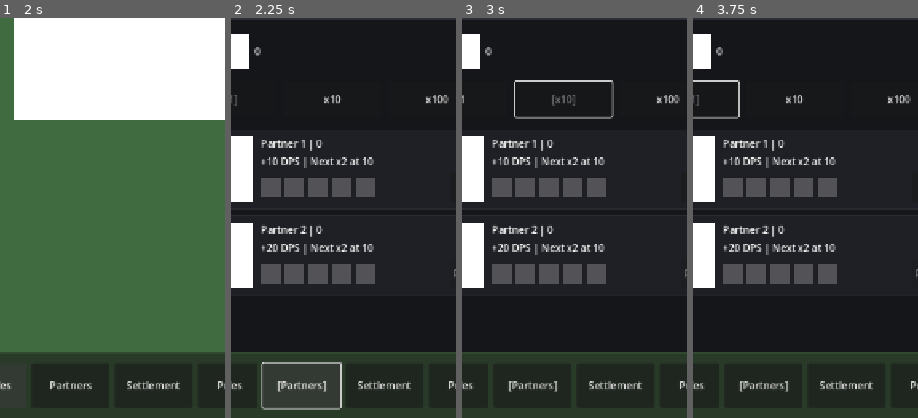
Above: before the commit, frames 1-4 (left to right).
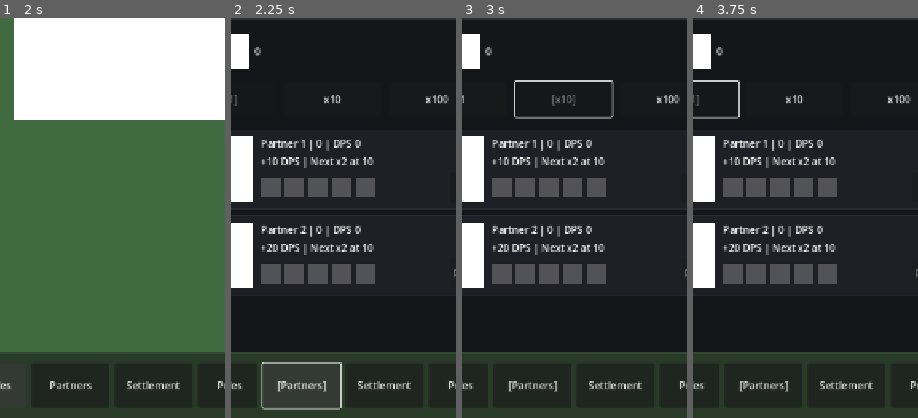
Above: after the commit, the same moments.

Repository: StanisRyz/naruto-clicker
Game: Godot game, scene res://scenes/main/Main.tscn
The game is run twice, just before and just after one commit, with the same random seed, the same clock (stepped at 60 frames per second) and the same inputs.
Inputs (mouse positions are % of the whole screen's width and height, from its top left):
- Up to frame 1 (2 s): click (93, 39) at 0.5 s; click "Upgrades" at 1.25 s
- Up to frame 2 (2.25 s): click "Partners" at 2 s
- Up to frame 3 (3 s): click "x10" at 2.75 s
- Up to frame 4 (3.75 s): click "x1" at 3.5 s
The pictures show only the part of the screen within x 16-66%, y 50-100%; the shares and areas given below are measured in that part.

Frame 1 is identical in both runs. In frame 2, 0.4% of the frame differs, in the area x 42-58%, y 30-55%; in frame 3, 0.4%; in frame 4, 0.4%.

Commit message:
Fix upgrade spacing and show card contribution
Fix UpgradePanel layout and add contribution values to Hero and Partner cards.

Changes include:
- Add proper top spacing so Hero Level card is not covered by BuyModeSelector.
- Keep BuyModeSelector fixed under the Upgrades header.
- Show current click damage in the Hero Level card first line.
- Show total tier DPS in each Partner card first line.
- Preserve second-line per-purchase DPS and milestone text.
- Preserve hero skills, ability skills, partner skills, bulk-buy, and existing gameplay systems.

Diff:
--- a/scenes/ui/PartnerPanel.gd
+++ b/scenes/ui/PartnerPanel.gd
@@ -143,8 +143,9 @@
 	var button: Button = row["button"]
 	var partner_name: String = state.partner_names[partner_index]
 	var partner_count: int = state.partner_counts[partner_index]
+	var tier_total_dps: int = state.get_partner_tier_total_dps(partner_index)
 	var next_milestone: int = state.get_next_milestone(partner_count)
-	name_count_label.text = "%s | %d" % [partner_name, partner_count]
+	name_count_label.text = "%s | %d | DPS %d" % [partner_name, partner_count, tier_total_dps]
 	if next_milestone > 0:
 		effect_label.text = "+%d DPS | Next x2 at %d" % [
 			state.partner_dps_values[partner_index],
--- a/scenes/ui/UpgradePanel.gd
+++ b/scenes/ui/UpgradePanel.gd
@@ -27,7 +27,7 @@
 var hero_level_row: Dictionary = {}
 var ability_rows: Array[Dictionary] = []
 
-@onready var rows_container: VBoxContainer = $VBoxContainer/RowsContainer
+@onready var rows_container: VBoxContainer = $VBoxContainer/ContentMargin/RowsContainer
 
 
 func _ready() -> void:
@@ -77,7 +77,7 @@
 	var bulk_cost: int = state.get_character_level_bulk_display_cost(selected_buy_mode)
 	var next_milestone: int = state.get_next_milestone(state.character_level)
 
-	name_status_label.text = "Hero Level | %d" % state.character_level
+	name_status_label.text = "Hero Level | Level %d | Damage %d" % [state.character_level, state.click_damage]
 	if next_milestone > 0:
 		effect_label.text = "Damage %d | Next x2 at Lv %d" % [state.click_damage, next_milestone]
 	else:
--- a/scenes/ui/UpgradePanel.tscn
+++ b/scenes/ui/UpgradePanel.tscn
@@ -15,6 +15,11 @@
 grow_vertical = 2
 theme_override_constants/separation = 12
 
-[node name="RowsContainer" type="VBoxContainer" parent="VBoxContainer"]
+[node name="ContentMargin" type="MarginContainer" parent="VBoxContainer"]
+layout_mode = 2
+theme_override_constants/margin_top = 16
+theme_override_constants/margin_bottom = 4
+
+[node name="RowsContainer" type="VBoxContainer" parent="VBoxContainer/ContentMargin"]
 layout_mode = 2
 theme_override_constants/separation = 10
Not shown, changed: AGENTS.md
Not shown, changed: README.md
